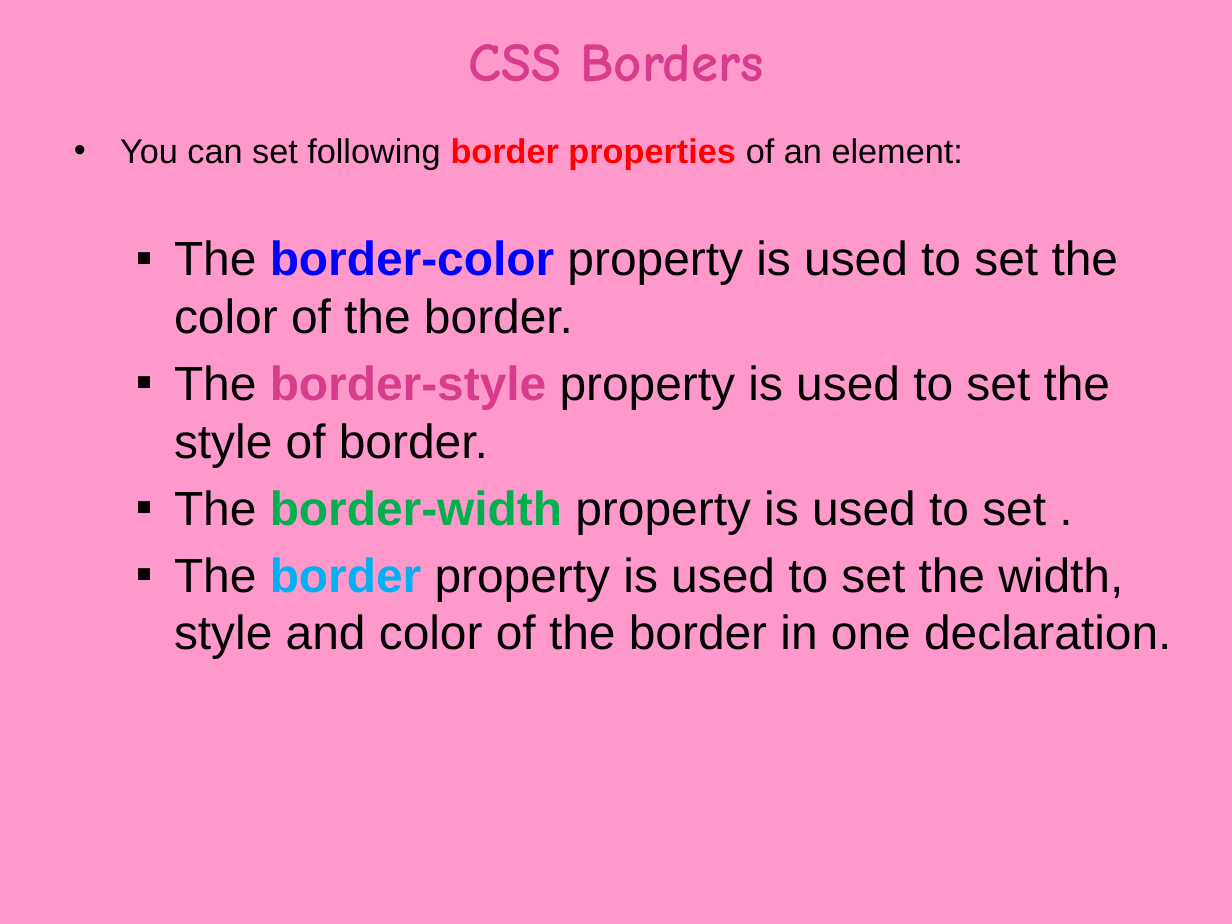
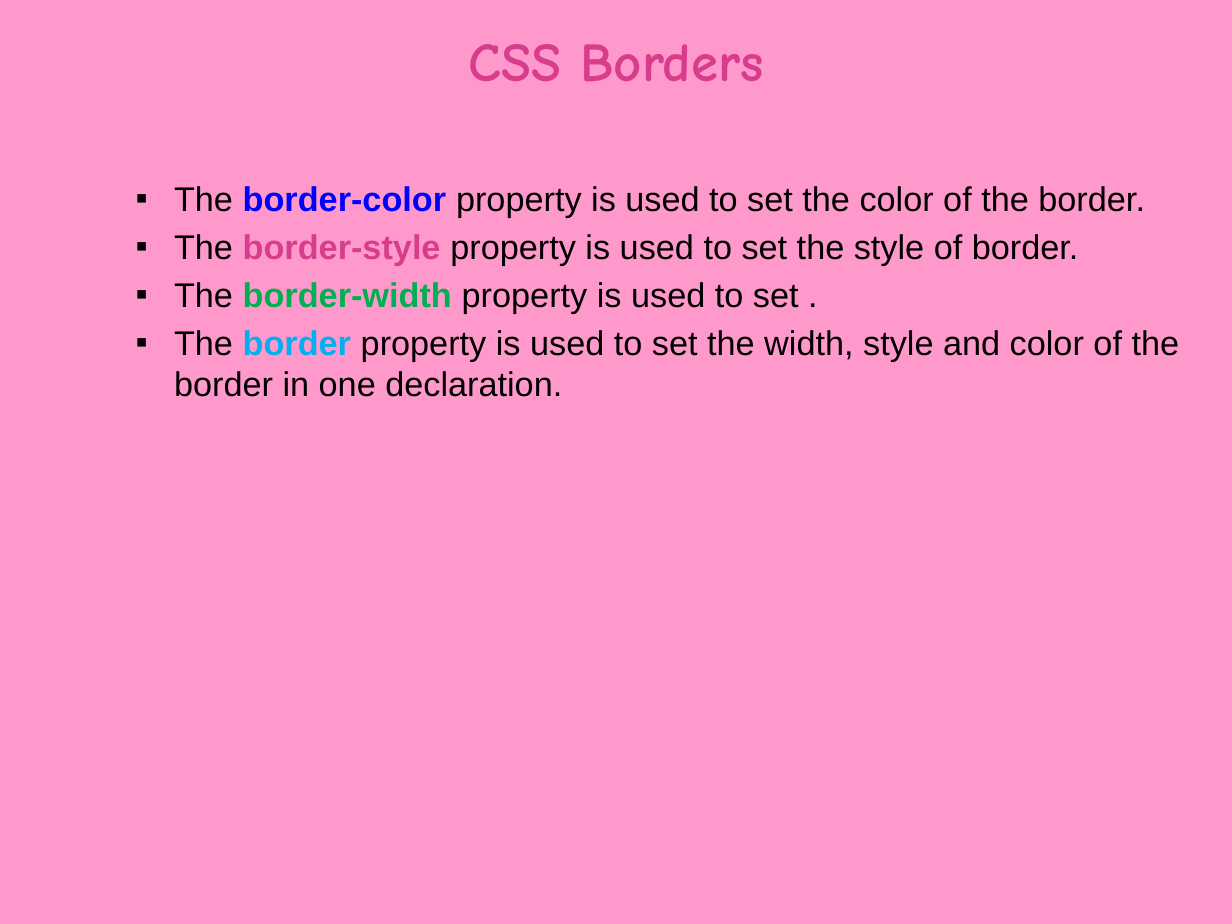
Before and after one commit to vatsanTraining/ui_june_2024, a slide deck: slide 92 of CSS_2024.pptx (slide 80 before the commit). Drawn at 1232x924 pixels with LibreOffice and Linux fonts; fonts in the diff are those of the drawing; background and template pictures are left out. Boxes give left, top, right and bottom in pixels: in the first picture for what was removed or moved away, otherwise in the second. Text is boxed around its words. In the diff, an @@ line names an element or a change of style, - is before the commit and + after.

```diff
--- a/CSS_2024.pptx
+++ b/CSS_2024.pptx
@@ text "The border-color property is used ..." at (174, 186, 1180, 397): size 28 to 20 pt; less space between paragraphs @@
@@ text at (120, 138, 963, 170): paragraph removed @@
-• You can set following border properties of an element:
```
Also in this commit, not shown: 2 other slides changed, 8 slides added, 6 slides removed, 24 other files.
